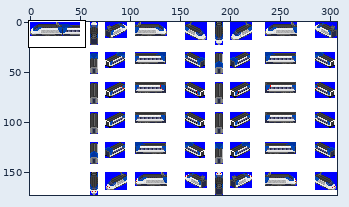
A sprite sheet gets an edit: src/locomotive/KTX/KTX2N.png. Above: a wide view before the commit, with the close-up outlined.
Close-up. Before the edit:
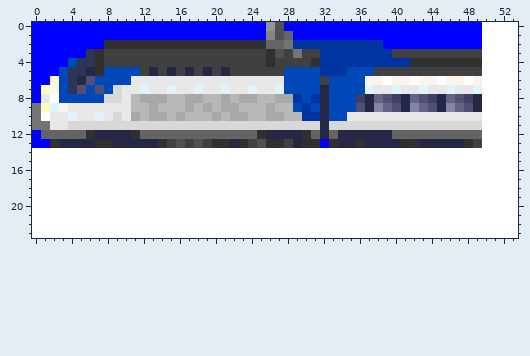
The file is 307x173 pixels. Colours within 5 levels of each other are drawn and written as one. Shown: x 0..53, y 0..23.
Now the later version:
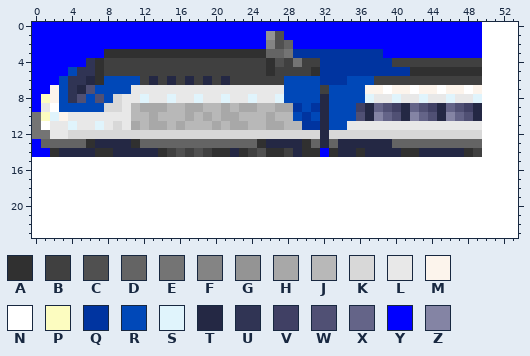
Palette (. is transparent): A #303030  B #404040  C #505050  D #646464  E #747474  F #848484  G #949494  H #a8a8a8  J #b8b8b8  K #d8d8d8  L #e8e8e8  M #fcf4ec  N #ffffff  P #fcfcc0  Q #0034a0  R #0048b8  S #e0f4fc  T #242844  U #303454  V #404064  W #505074  X #646488  Y #0000ff  Z #8484a4
Message: Apply tmpl_purchase_for_dualhead for KTXs
Change:
y 0: x 26..27 GC -> YY
y 1: x 26 F -> G; x 28 D -> Y
y 2: x 8..38 AAAAAAAAAAAAAAAAAADDEQQQQQQQQQQ -> YYYYYYYYYYYYYYYYYYFCDYYYYYYYYYY
y 3: x 6..31 UABBBBBBBBBBBBBBBBBBACBEBB -> YYAAAAAAAAAAAAAAAAAADDEQQQ; x 39..49 QBBBBBBBBBB -> YYYYYYYYYYY
y 4: x 4..5 RU -> YY; x 27 B -> C; x 29 B -> E; x 31 A -> B; x 40..49 QQAAAAAAAA -> BBBBBBBBBB
y 5: x 3..4 RU -> YR; x 6 T -> U; x 8..11 RRRR -> BBBB; x 13 T -> B; x 15 T -> B; x 17 T -> B; x 19 T -> B; x 21 T -> B; x 26 B -> A; x 28..31 RRRR -> BBBA; x 35..49 RRRBBBBBBBBBBBB -> QQQQQQQAAAAAAAA
y 6: x 2 M -> Y; x 5..7 TWR -> UTA; x 11..27 LLLLLLLLLLLLLLLLL -> RBTBTBTBTBTBBBBBB; x 32..34 BRR -> QQQ; x 37..49 MMNMMNMMNMMNM -> RBBBBBBBBBBBB
y 7: x 1 P -> Y; x 5..7 WRW -> TWR; x 9..10 KL -> RR; x 12 S -> L; x 15 S -> L; x 18 S -> L; x 21 S -> L; x 24 S -> L; x 27 S -> L; x 32 T -> B; x 37..49 SLLSLLSLLSLLS -> MMNMMNMMNMMNM
y 8: x 1..2 LN -> PM; x 4..5 RR -> UW; x 7..8 RK -> WR; x 11..29 JHHHJJHHJJHJHHJJHHQ -> LSLLSLLSLLSLLSLLSRR; x 31 Q -> R; x 36..49 VTXWVTXWVTXWVT -> RSLLSLLSLLSLLS
y 9: x 0..9 EPSMLLLLLL -> YLNRRRRRKK; x 12 J -> H; x 14 J -> H; x 18..19 JH -> HJ; x 22..24 HJJ -> JHH; x 26..31 HJJRQR -> JHHQRQ; x 36 W -> V; x 38..40 ZXW -> XWV; x 42..44 ZXW -> XWV; x 46..48 ZXW -> XWV
y 10: x 1..4 NLLS -> PSML; x 7 S -> L; x 9 K -> L; x 11 H -> J; x 14 H -> J; x 16..17 HJ -> JH; x 19..21 JHJ -> HJH; x 23 H -> J; x 27 H -> J; x 29 J -> R; x 31 Q -> R; x 35..49 LLLLLLLLLLLLLLL -> RWTZXWTZXWTZXWT
y 11: x 1 E -> N; x 4..8 KKKKK -> SLLSL; x 10..31 KKKKKKKKKKKKKKKKKKKKKK -> LHJHHJHJJJHJHHJJHHJJQQ; x 33..49 KKKKKKKKKKKKKKKKK -> RRLLLLLLLLLLLLLLL
y 12: x 0..31 YDDDDDATTTTADDDDDDDDDDDDDATTTTAD -> EELLKKKKKKKKKKKKKKKKKKKKKKKKKKKK; x 33..49 DTTTTTTDDDDDDDDDD -> KKKKKKKKKKKKKKKKK
y 13: x 1..8 YATTTTAA -> DDDDDATT; x 11..28 TTTABCBCBAATABCAAB -> ADDDDDDDDDDDDDATTT; x 31..33 AYA -> DTD; x 36 A -> T; x 40..49 TAATTTTTAB -> DDDDDDDDDD
y 14: x 0..49 NNNNNNNNNNNNNNNNNNNNNNNNNNNNNNNNNNNNNNNNNNNNNNNNNN -> YYATTTTAATTTTTABCBCBAATABCAABTAAYATTATTTTAATTTTTAB
Boxes around the changes in both close-ups, in picture pixels (x1, y1, x2, y2):
changed: (32, 22, 482, 157)
